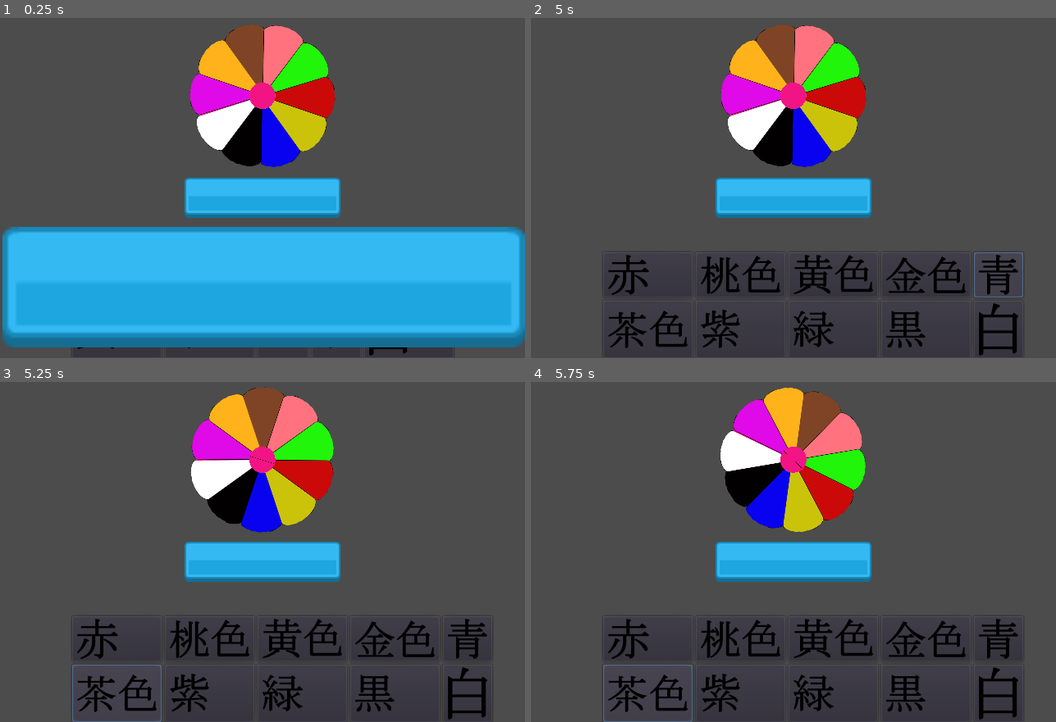
Above: before the commit, frames 1-4 (two rows, left to right).
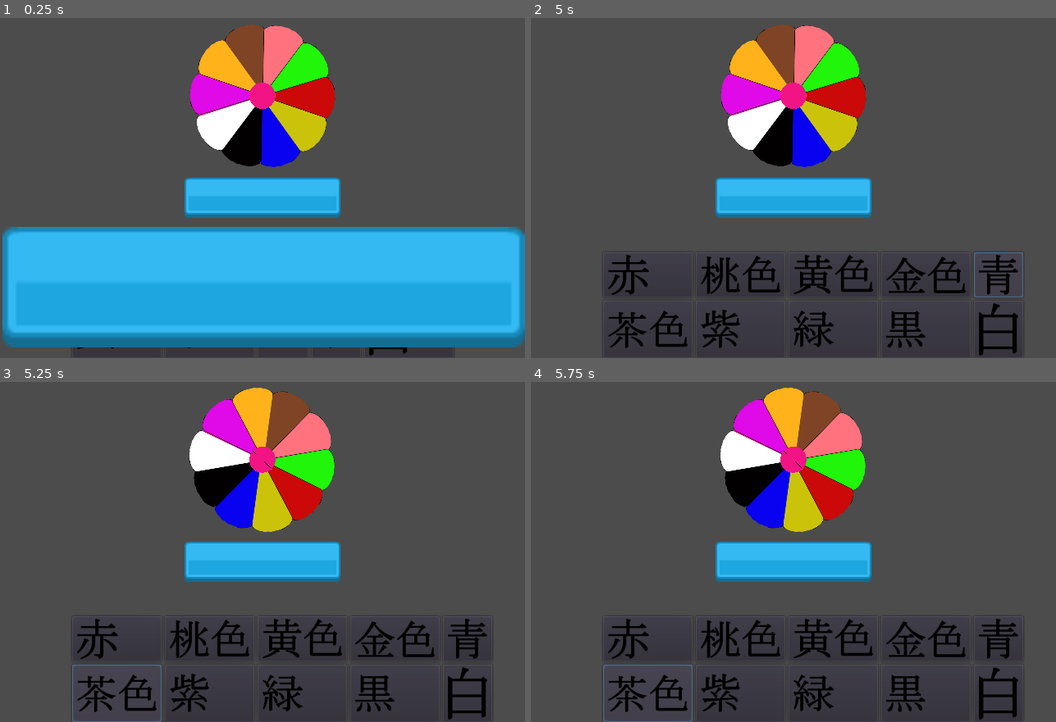
Above: after the commit, the same moments.

Repository: josprachi/Kanji-Colors
Game: Godot game, scene res://Scenes/GameScene.tscn
Same seed, same stepped clock (60 frames per second), same inputs: the game is played once before the commit and once after it.
Inputs (mouse positions are in pixels of both pictures, inside the frame that each line leads up to):
- Up to frame 1 (0.25 s): no input
- Up to frame 2 (5 s): click (793, 198) at 0.5 s; click (646, 276) at 1.25 s; click (741, 276) at 2 s; click (835, 276) at 2.75 s; click (924, 276) at 3.5 s; click (998, 276) at 4.25 s
- Up to frame 3 (5.25 s): click (115, 694) at 5 s
- Up to frame 4 (5.75 s): no input

Frames 1-2 are identical in both runs. In frame 3, 6.9% of the frame differs, in the area x 36-64%, y 1-45%; in frame 4, nothing differs.

Commit message:
updated game scene

Diff:
--- a/Scenes/GameScene.tscn
+++ b/Scenes/GameScene.tscn
@@ -78,8 +78,9 @@
 texture = ExtResource( 1 )
 
 [node name="Tween" type="Tween" parent="SpinWheel"]
-playback_process_mode = 0
+repeat = true
 playback_speed = 16.0
+playback/repeat = true
 playback/speed = 16.0
 
 [node name="Menu" parent="." instance=ExtResource( 3 )]
--- a/Scenes/SpinWheel.gd
+++ b/Scenes/SpinWheel.gd
@@ -10,9 +10,6 @@
 func _ready():
 	rng = RandomNumberGenerator.new()
 	rng.randomize()
-	#$Tween.interpolate_method(self, "set_rotation_degrees", 0, 360, 10)
-	#$Tween.start()
-	#pass # Replace with function body.
 
 
 # Called every frame. 'delta' is the elapsed time since the previous frame.
@@ -34,6 +31,6 @@
 		finalRoation+=self.rotation_degrees
 
 	#print(my_random_number)
-	$Tween.interpolate_method(self, "set_rotation_degrees", self.rotation_degrees, finalRoation, 10)
+	$Tween.interpolate_method(self, "set_rotation_degrees", self.rotation_degrees, finalRoation, 4,Tween.TRANS_LINEAR,Tween.EASE_OUT)
 	print(self.rotation_degrees)
 	$Tween.start()
